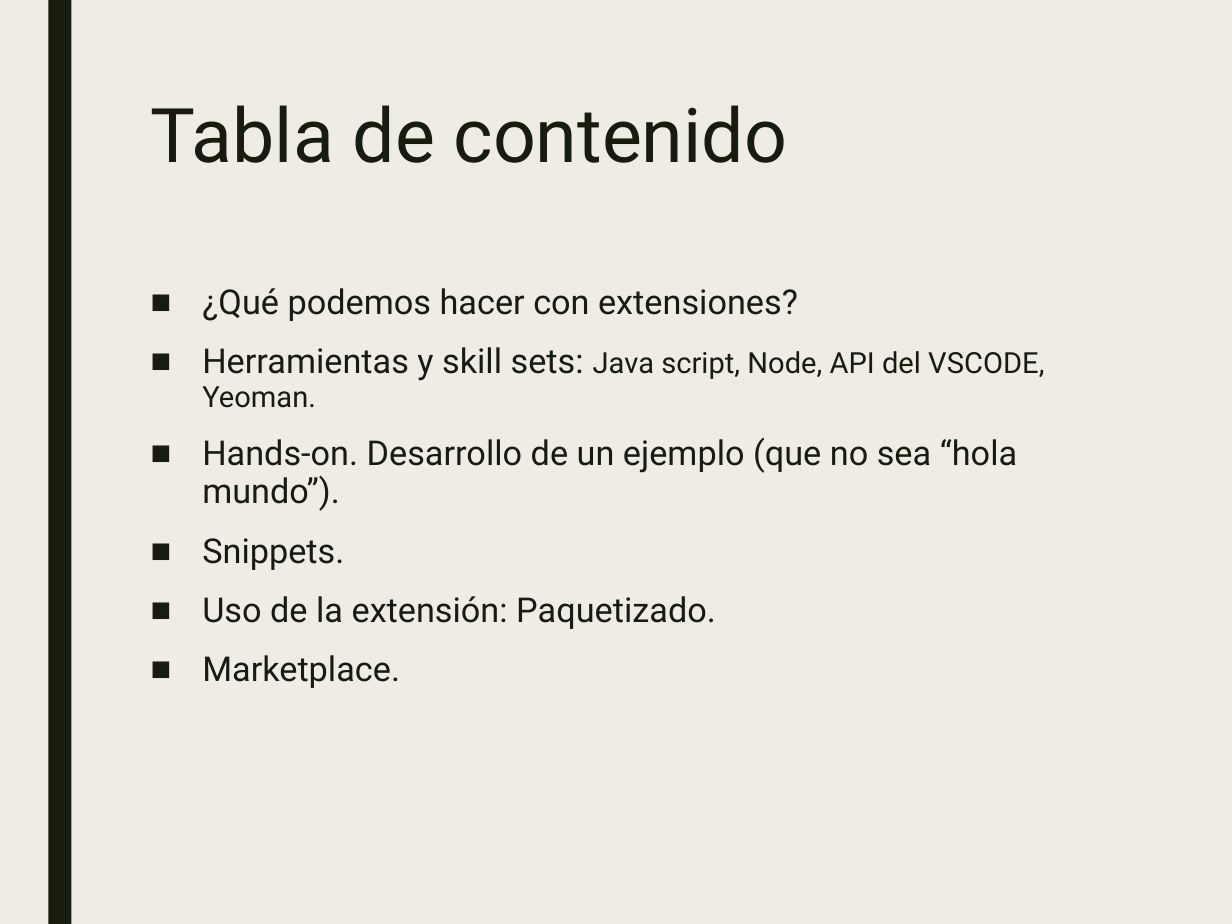
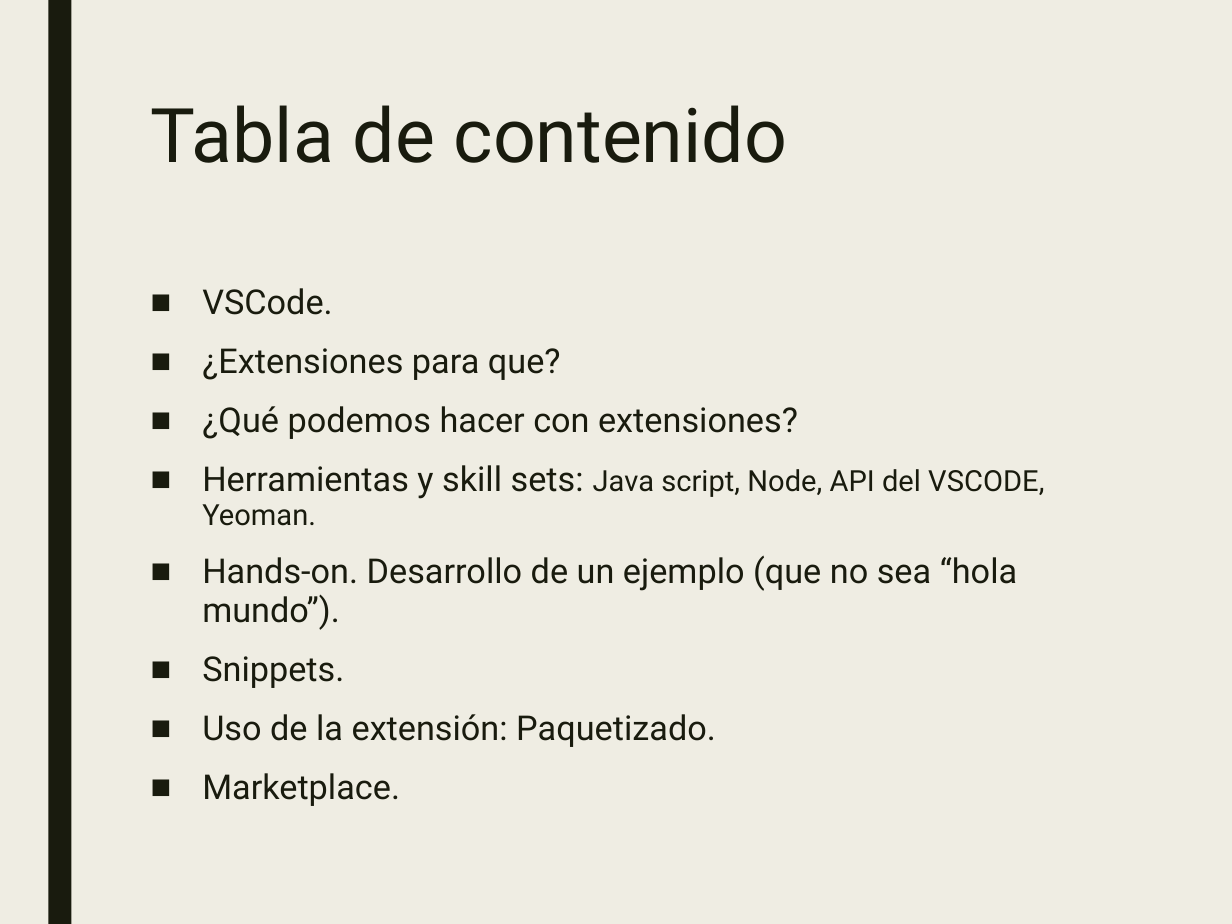
Before and after one commit to JalmarazMartn/dotnetrioja1, a slide deck: slide 4 of VSCODE Extensiones.ppt. Drawn at 1232x924 pixels with LibreOffice and Linux fonts; fonts in the diff are those of the drawing. Boxes give left, top, right and bottom in pixels: in the first picture for what was removed or moved away, otherwise in the second. Text is boxed around its words. In the diff, an @@ line names an element or a change of style, - is before the commit and + after.

Commit message:
Presentación

```diff
--- a/VSCODE Extensiones.ppt
+++ b/VSCODE Extensiones.ppt
@@ text at (202,288,561,380): paragraphs added @@
+■ VSCode.
+■ ¿Extensiones para que?
```
